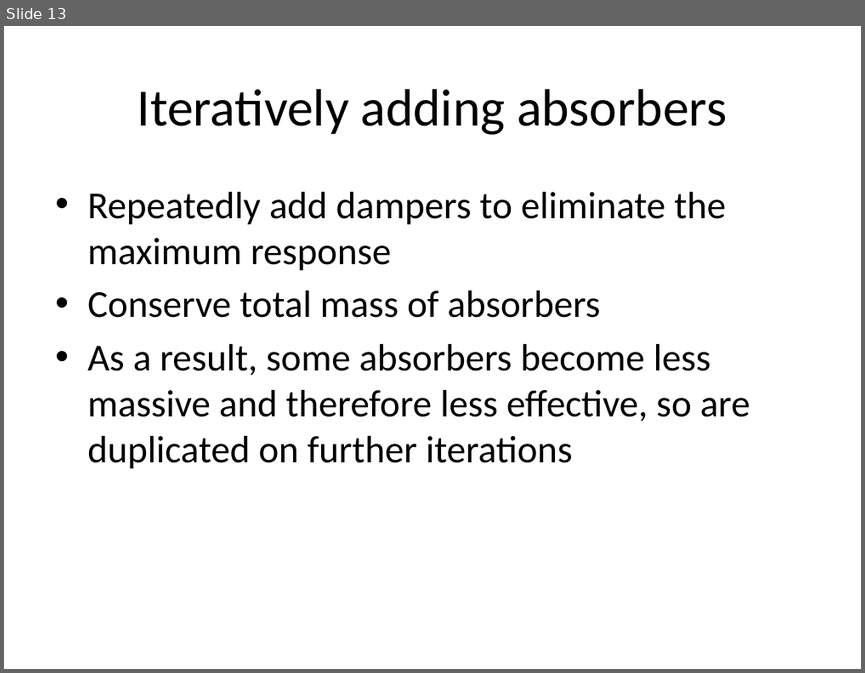
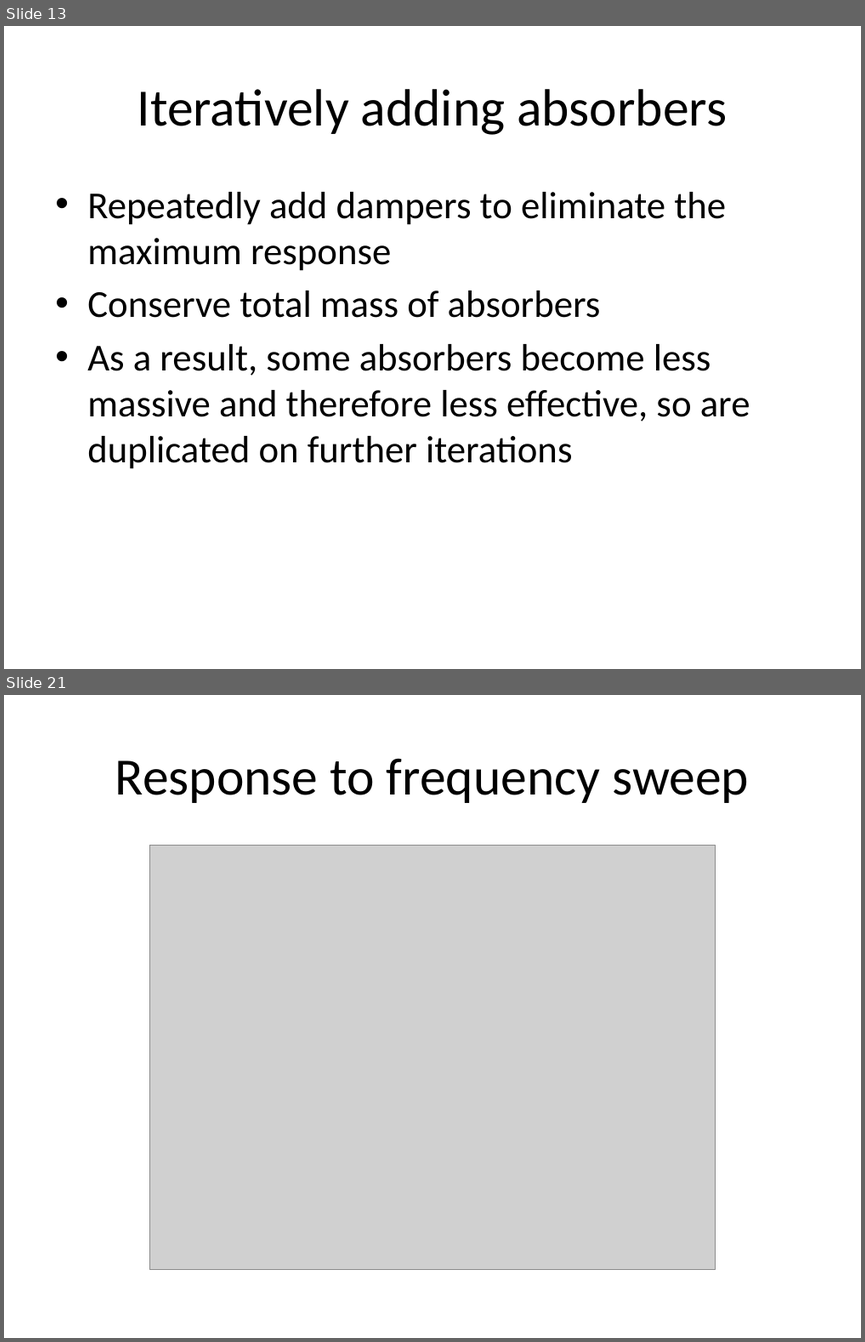
Before and after one commit to eric-wieser/cued-icw, a slide deck: powerpoint.pptx. Shown one above the other, each under a label of ours: slide 13 before the commit, slides 13 and 21 after it; the slides between them are not shown. The pictures are 865x673 and 865x1342 pixels, drawn with LibreOffice and Linux fonts; fonts in the diff are those of the drawing; grey boxes stand for pictures. Boxes give left, top, right and bottom in pixels: in the first picture for what was removed or moved away, otherwise in the second. Text is boxed around its words. In the diff, an @@ line names an element or a change of style, - is before the commit and + after.

```diff
--- a/powerpoint.pptx
+++ b/powerpoint.pptx
@@ slide 21 added at bbox=[4, 695, 861, 1338], background #FFFFFF @@
@@ title added at bbox=[115, 758, 749, 803], 44 pt, text #000000 @@
+Response to frequency sweep
@@ picture added at bbox=[149, 845, 715, 1269] @@
```
Also in this commit, not shown: 6 slides changed, 7 other slides added, 2 slides removed.
